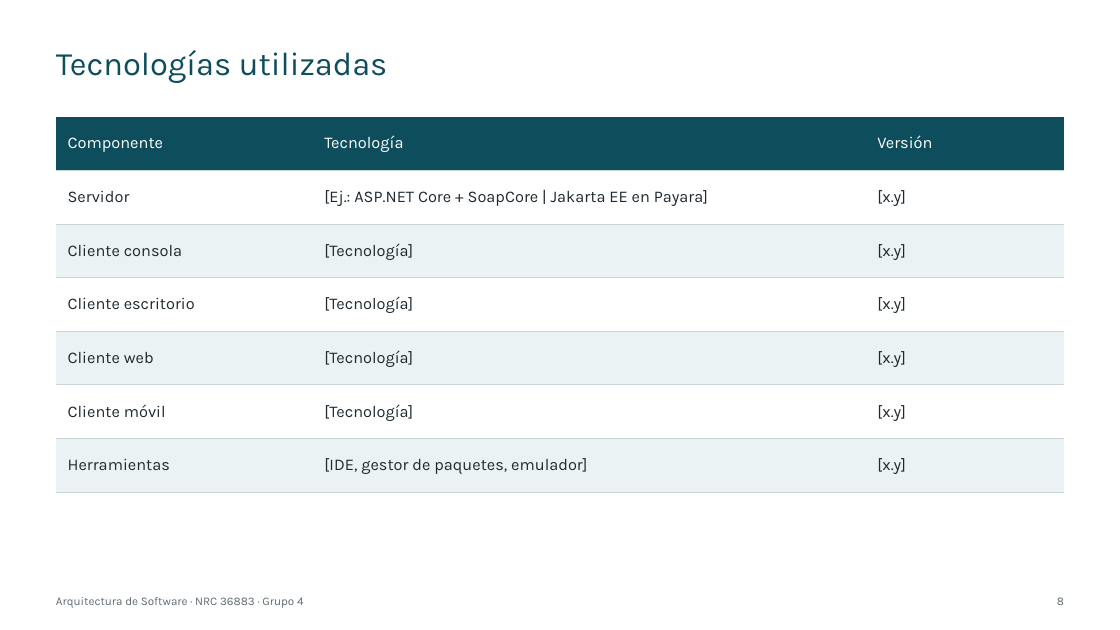
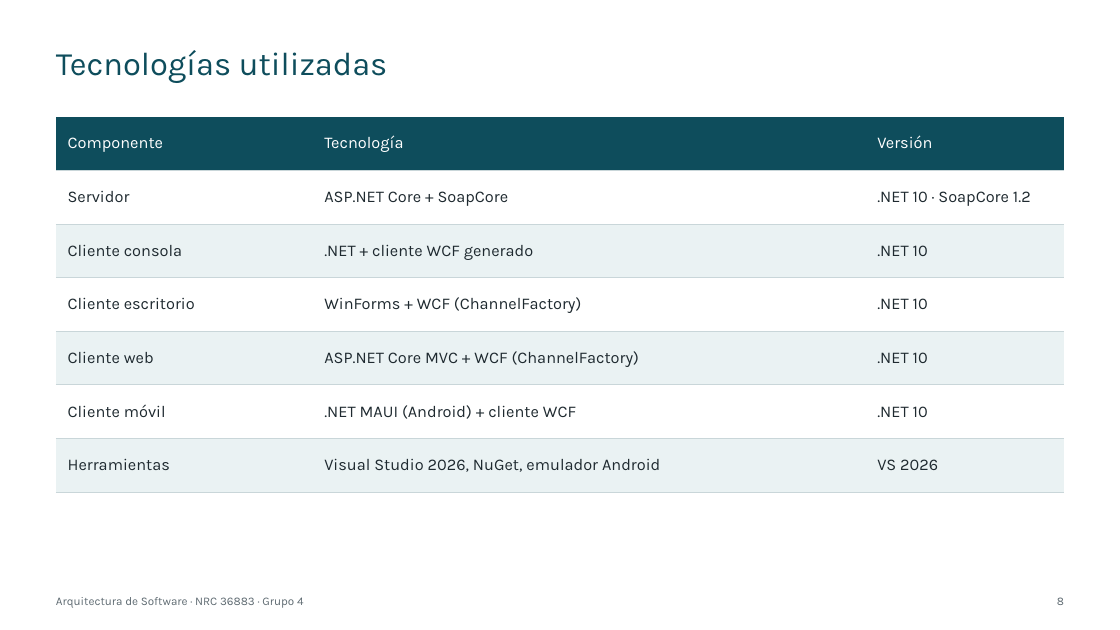
Before and after one commit to IMarcusDev/TI.1.2.-PAO202651_SOAP_DOTNET_SINBDD_NRC_36883_GR04, a slide deck: slide 8 of 05. DOCUMENTACION/PRESENTACION TI.1.2. SOAP sin BDD en DOTNET GR4.pptx. Drawn at 1120x630 pixels with LibreOffice and Linux fonts; fonts in the diff are those of the drawing. Boxes give left, top, right and bottom in pixels: in the first picture for what was removed or moved away, otherwise in the second. Text is boxed around its words. In the diff, an @@ line names an element or a change of style, - is before the commit and + after.

```diff
--- a/05. DOCUMENTACION/PRESENTACION TI.1.2. SOAP sin BDD en DOTNET GR4.pptx
+++ b/05. DOCUMENTACION/PRESENTACION TI.1.2. SOAP sin BDD en DOTNET GR4.pptx
@@ table at box(56, 117, 1065, 492) @@
-row 2, column 2: [Ej.: ASP.NET Core + SoapCore | Jakarta EE en Payara]
+row 2, column 2: ASP.NET Core + SoapCore
-row 2, column 3: [x.y]
+row 2, column 3: .NET 10 · SoapCore 1.2
-row 3, column 2: [Tecnología]
+row 3, column 2: .NET + cliente WCF generado
-row 3, column 3: [x.y]
+row 3, column 3: .NET 10
-row 4, column 2: [Tecnología]
+row 4, column 2: WinForms + WCF (ChannelFactory)
-row 4, column 3: [x.y]
+row 4, column 3: .NET 10
-row 5, column 2: [Tecnología]
+row 5, column 2: ASP.NET Core MVC + WCF (ChannelFactory)
-row 5, column 3: [x.y]
+row 5, column 3: .NET 10
-row 6, column 2: [Tecnología]
+row 6, column 2: .NET MAUI (Android) + cliente WCF
-row 6, column 3: [x.y]
+row 6, column 3: .NET 10
-row 7, column 2: [IDE, gestor de paquetes, emulador]
+row 7, column 2: Visual Studio 2026, NuGet, emulador Android
-row 7, column 3: [x.y]
+row 7, column 3: VS 2026
```
Also in this commit, not shown: 27 other slides changed.
